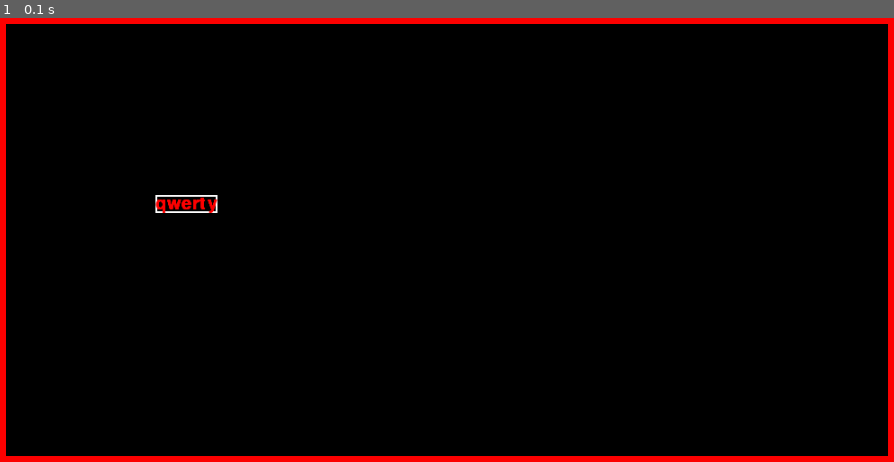
Above: before the commit, frame 1.
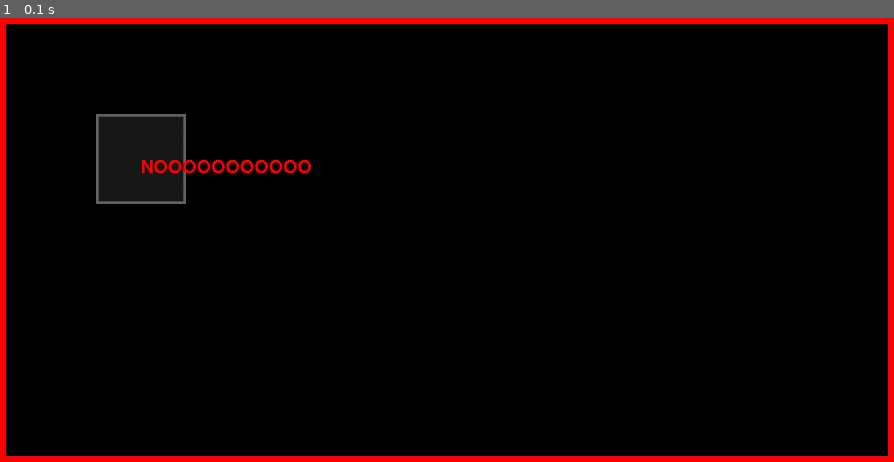
Above: after the commit, the same moment.

Repository: Valdymarych/PythonTest
Game: pygame game, started from E-Olymp.py
Two runs of this game, one before a commit and one after it. Both use one fixed random seed, a clock stepped at 60 frames per second and the inputs below.
Inputs:
- Up to frame 1 (0.1 s): no input

The runs differ from the first frame. In frame 1, 0.8% of the frame differs, in the area x 10-35%, y 21-44%.

Commit message:
Зробив TextView

Diff:
--- a/E-Olymp.py
+++ b/E-Olymp.py
@@ -15,6 +15,8 @@
         self.updatePost(events)
 
     def draw(self,surface):
+        self.surface.fill((0,0,0))
+        self.surface.set_colorkey((0,0,0))
         self.drawSelf()
         self.drawPost()
         surface.blit(self.surface,self.rect.topleft)
@@ -68,18 +70,33 @@
         else:
             self.background=self.backgroundStd
 class Text(View):
-    def __init__(self,rect,text):
-        super(Text, self).__init__(rect)
+    def __init__(self,x,y,text,textColor,fontSize,background):
         self.text=text
-        self.font=font.Font(None,30)
-        self.color=(255,0,0)
-        self.renderedText=self.font.render(self.text,True,self.color)
-        self.renderedTextRect=self.renderedText.get_rect(center=self.rectDraw.center)
-        self.rectDraw=self.renderedTextRect
+        self.font=font.Font(None,fontSize)
+        self.color = textColor
+        self.background=background
+        self.renderedText = self.font.render(self.text, True, self.color)
+        self.renderedTextRect=self.renderedText.get_rect()
+        super(Text, self).__init__(Rect(x,y,self.renderedTextRect.width,self.renderedTextRect.height))
+
     def drawSelf(self):
-        draw.rect(self.surface,(255,255,255),self.rectDraw,2)
-        draw.rect(self.surface,(255,255,255),self.renderedTextRect,1)
         self.surface.blit(self.renderedText,self.renderedTextRect)
+
+    def updateSelf(self,events):
+        if "wheel" in events.keys():
+            self.setText("CLICK")
+        else:
+            self.setText("NOOOOOOOOOOO")
+
+    def setText(self,text):
+        self.text=text
+        self.renderedText = self.font.render(self.text, False, self.color)
+        self.renderedTextRect=self.renderedText.get_rect()
+        self.surface=Surface(self.renderedTextRect.size)
+        self.rectDraw=self.surface.get_rect()
+        self.absoluteRect.size=self.rectDraw.size
+        self.rect.size=self.absoluteRect.size
+
 class Game:
     def __init__(self):
         self.WIDTH = 1000
@@ -97,19 +114,15 @@
         self.mPosBuf = [0,Vector2(0,0)]
 
         self.mainView=View(Rect(self.BORDER_WIDTH,self.BORDER_WIDTH,*(self.WINDOW_SIZE-2*Vector2(self.BORDER_WIDTH,self.BORDER_WIDTH)).xy))
-        self.mainView.addView(Text(Rect(150,150,100,100),"qwerty"))
+        self.mainView.addView(Button(Rect(100, 100, 100, 100), 34))
+        self.mainView.addView(Text(150,150,"qwerty",(255,0,0),30,self.BACKGROUND))
+
     def checkInput(self):
         events=event.get()
         eventsDone={}
         for i,even in enumerate(events):
             if even.type == QUIT:
                 self.stop()
-            if even.type == KEYDOWN:
-                pass
-            if even.type == MOUSEBUTTONDOWN:
-                if even.button == BUTTON_LEFT:
-                    self.mPosBuf = [True,Vector2(even.pos)]
-
             if even.type == MOUSEBUTTONDOWN:
                 eventsDone["clickMouse"]=even
             if even.type == KEYDOWN:
--- a/PerlinNoisePackage.py
+++ b/PerlinNoisePackage.py
@@ -107,8 +107,8 @@
 
 class Game:
     def __init__(self):
-        self.WIDTH = 1000
-        self.HEIGHT = 500
+        self.WIDTH = 256
+        self.HEIGHT = 256
         self.WINDOW_SIZE = Vector2(self.WIDTH,self.HEIGHT)
         self.FPS = 60
         self.BACKGROUND = (0,0,0)
@@ -123,7 +123,7 @@
 
         self.noiseSurface=Surface((700,500))
 
-        self.noise=Noise(1000,500,100)
+        self.noise=Noise(256,256,16)
 
     def checkInput(self):
         for even in event.get():
